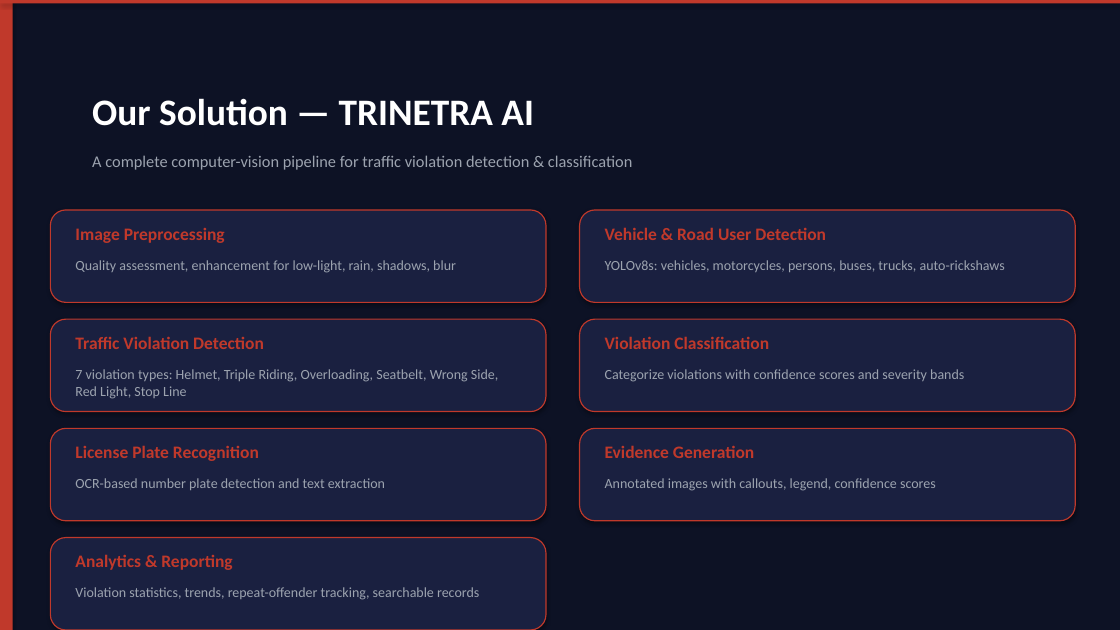
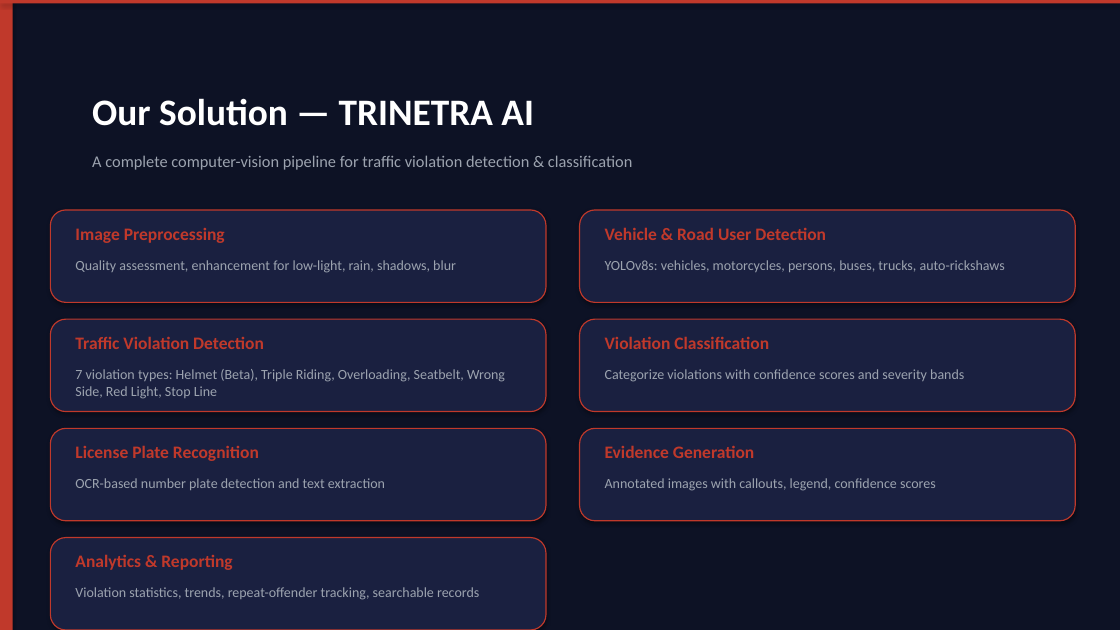
Before and after one commit to vamsi061/trinetra-traffic-ai, a slide deck: slide 3 of TRINETRA_AI_Presentation.pptx. Drawn at 1120x630 pixels with LibreOffice and Linux fonts; fonts in the diff are those of the drawing. Boxes give left, top, right and bottom in pixels: in the first picture for what was removed or moved away, otherwise in the second. Text is boxed around its words. In the diff, an @@ line names an element or a change of style, - is before the commit and + after.

Commit message:
Mark helmet detection as Beta in backend, UI, and PPT

```diff
--- a/TRINETRA_AI_Presentation.pptx
+++ b/TRINETRA_AI_Presentation.pptx
@@ text at bbox=[75, 369, 505, 399]: text changed @@
-7 violation types: Helmet, Triple Riding, Overloading, Seatbelt, Wrong Side, Red Light, Stop Line
+7 violation types: Helmet (Beta), Triple Riding, Overloading, Seatbelt, Wrong Side, Red Light, Stop Line
```
Also in this commit, not shown: 2 other slides changed, 4 other files.
